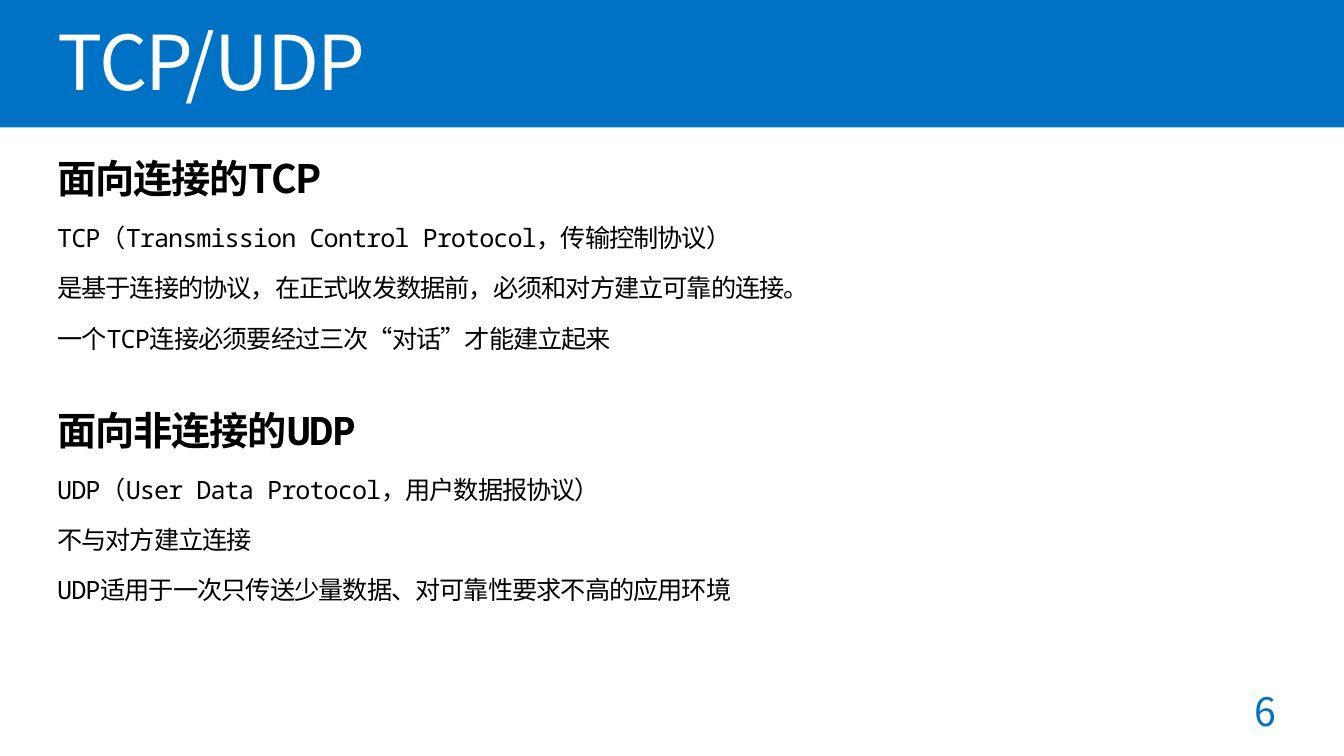
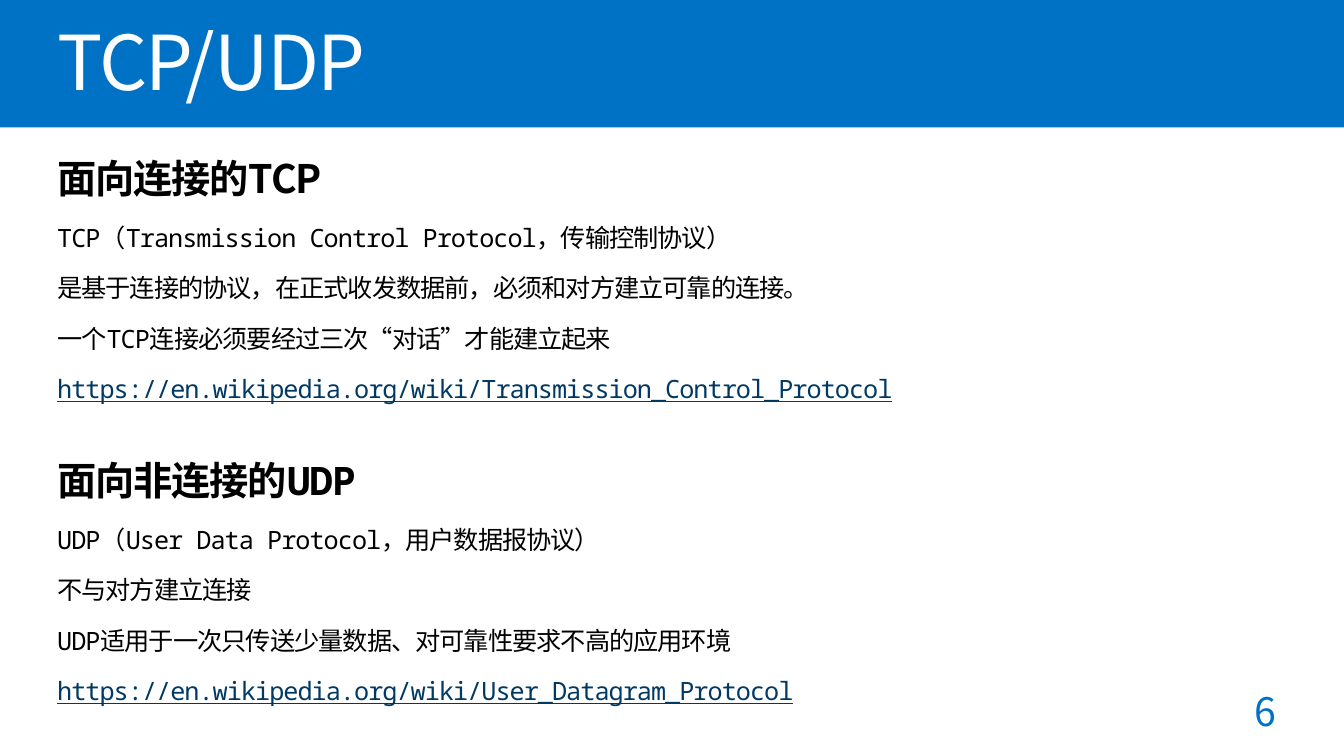
Before and after one commit to gfzheng/MOSAD, a slide deck: slide 6 of Keynotes/week7网络访问.pptx. Drawn at 1344x756 pixels with LibreOffice and Linux fonts; fonts in the diff are those of the drawing. Boxes give left, top, right and bottom in pixels: in the first picture for what was removed or moved away, otherwise in the second. Text is boxed around its words. In the diff, an @@ line names an element or a change of style, - is before the commit and + after.

Commit message:
add wikipedia link

```diff
--- a/Keynotes/week7网络访问.pptx
+++ b/Keynotes/week7网络访问.pptx
@@ text at [57, 379, 892, 404]: paragraph added @@
+https://en.wikipedia.org/wiki/Transmission_Control_Protocol
@@ text at [57, 681, 793, 706]: paragraph added @@
+https://en.wikipedia.org/wiki/User_Datagram_Protocol
```
Also in this commit, not shown: 3 other slides changed.
